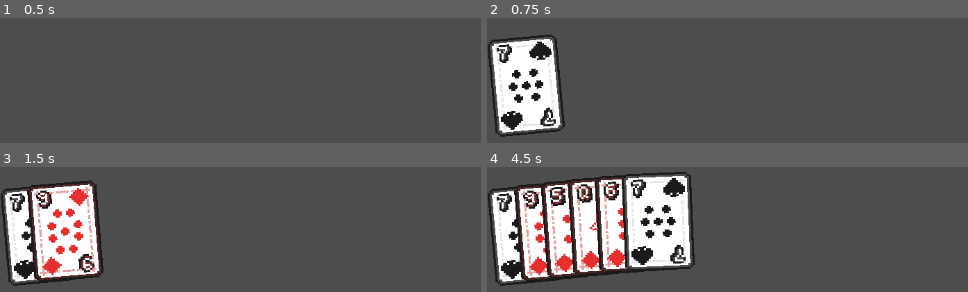
Above: before the commit, frames 1-4 (two rows, left to right).
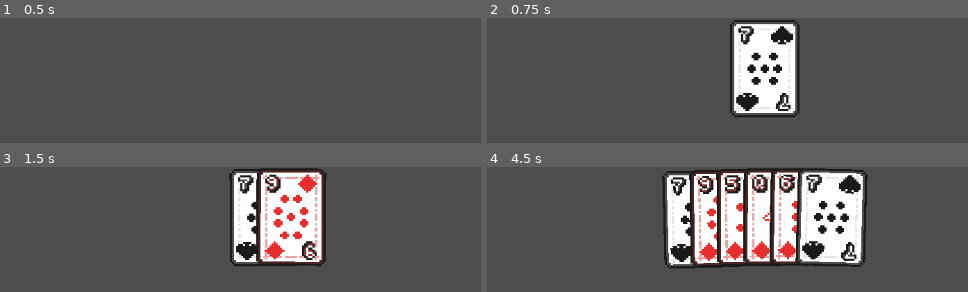
Above: after the commit, the same moments.

Repository: QuisVenator/godot_wizard
Game: Godot game, scene res://root.tscn
Same seed, same stepped clock (60 frames per second), same inputs: the game is played once before the commit and once after it.
Inputs (mouse positions are in pixels of both pictures, inside the frame that each line leads up to):
- Up to frame 1 (0.5 s): no input
- Up to frame 2 (0.75 s): tap Enter at 0.5 s; move the mouse to (outside the picture) at 0.52 s; click (outside the picture) at 0.6 s
- Up to frame 3 (1.5 s): tap Space at 1.25 s; move the mouse to (outside the picture) at 1.27 s; click (outside the picture) at 1.35 s
- Up to frame 4 (4.5 s): tap Enter at 2, 3.5 s; move the mouse to (outside the picture) at 2.02 s; click (outside the picture) at 2.1 s; tap Space at 2.75, 4.25 s; move the mouse to (outside the picture) at 2.77 s; click (outside the picture) at 2.85 s; move the mouse to (outside the picture) at 3.52 s; click (outside the picture) at 3.6 s; move the mouse to (outside the picture) at 4.27 s; click (outside the picture) at 4.35 s

Frame 1 is identical in both runs. In frame 2, 20% of the frame differs, in the area x 0-66%, y 1-96%; in frame 3, 30%; in frame 4, 56%, in the area x 0-80%, y 0-96%.

Commit message:
Cards fill hand from center

Diff:
--- a/Playarea.gd
+++ b/Playarea.gd
@@ -4,12 +4,8 @@
 const hand = preload("res://PlayerHand.gd")
 const card_database = preload("res://assets/cards/CardDatabase.gd")
 
-@onready var hand_center = Vector2(get_viewport().size) * Vector2(0.5, 2.65)
 
 # rad1 = card.size[0] / 2
-@onready var rad2 = get_viewport().size[1] * 4
-var angle = -PI / 2 - PI / 150 * 9
-var card_rotation = - PI / 300 * 9
 
 # Called when the node enters the scene tree for the first time.
 func _ready():
@@ -24,11 +20,4 @@
 	if Input.is_action_just_pressed("leftclick"):
 		var card = card_base.instantiate().setup((randi_range(3, 53)))
 
-		# The position of the card is set on the elipse formed by rad1 = card.size[1] / 2 and rad2, centered at hand_center
-		card.position = Vector2(hand_center.x + rad2 * cos(angle), hand_center.y + card.size[1] * 8 * sin(angle))
-		card.position -= (card.size / 2).rotated(card_rotation)
-		card.rotation = card_rotation
-		angle += PI / 150
-		card_rotation += PI / 300
-		$PlayerHand.add_child(card)
-		print("Card added to scene.")
+		$PlayerHand.add_card(card)
--- a/PlayerHand.gd
+++ b/PlayerHand.gd
@@ -1,5 +1,9 @@
 extends Node2D
 
+@onready var hand_center = Vector2(get_viewport().size) * Vector2(0.5, 2.65)
+@onready var rad2 = get_viewport().size[1] * 4
+
+var cards = []
 
 # Called when the node enters the scene tree for the first time.
 func _ready():
@@ -21,3 +25,33 @@
 func unhighlight():
 	for c in get_children():
 		c.set_modulate(Color(1, 1, 1))
+
+func add_card(card):
+	cards.append(card)
+	arrange_cards()
+	add_child(card)
+	print("Card added to scene.")
+
+func remove_card(card):
+	cards.erase(card)
+	remove_child(card)
+	print("Card removed from scene.")
+
+func arrange_cards():
+	var num_cards = cards.size()
+	var per_card_angle = PI / 150
+	var per_card_rotation = PI / 300
+	var cards_to_left = num_cards / 2.0 - 0.5
+
+	if num_cards == 0:
+		return
+
+	var angle = -PI / 2 - per_card_angle * cards_to_left
+	var card_rotation = - per_card_rotation * cards_to_left
+
+	for card in cards:
+		card.position = Vector2(hand_center.x + rad2 * cos(angle), hand_center.y + card.size[1] * 8 * sin(angle))
+		card.position -= (card.size / 2).rotated(card_rotation)
+		card.rotation = card_rotation
+		angle += per_card_angle
+		card_rotation += per_card_rotation
